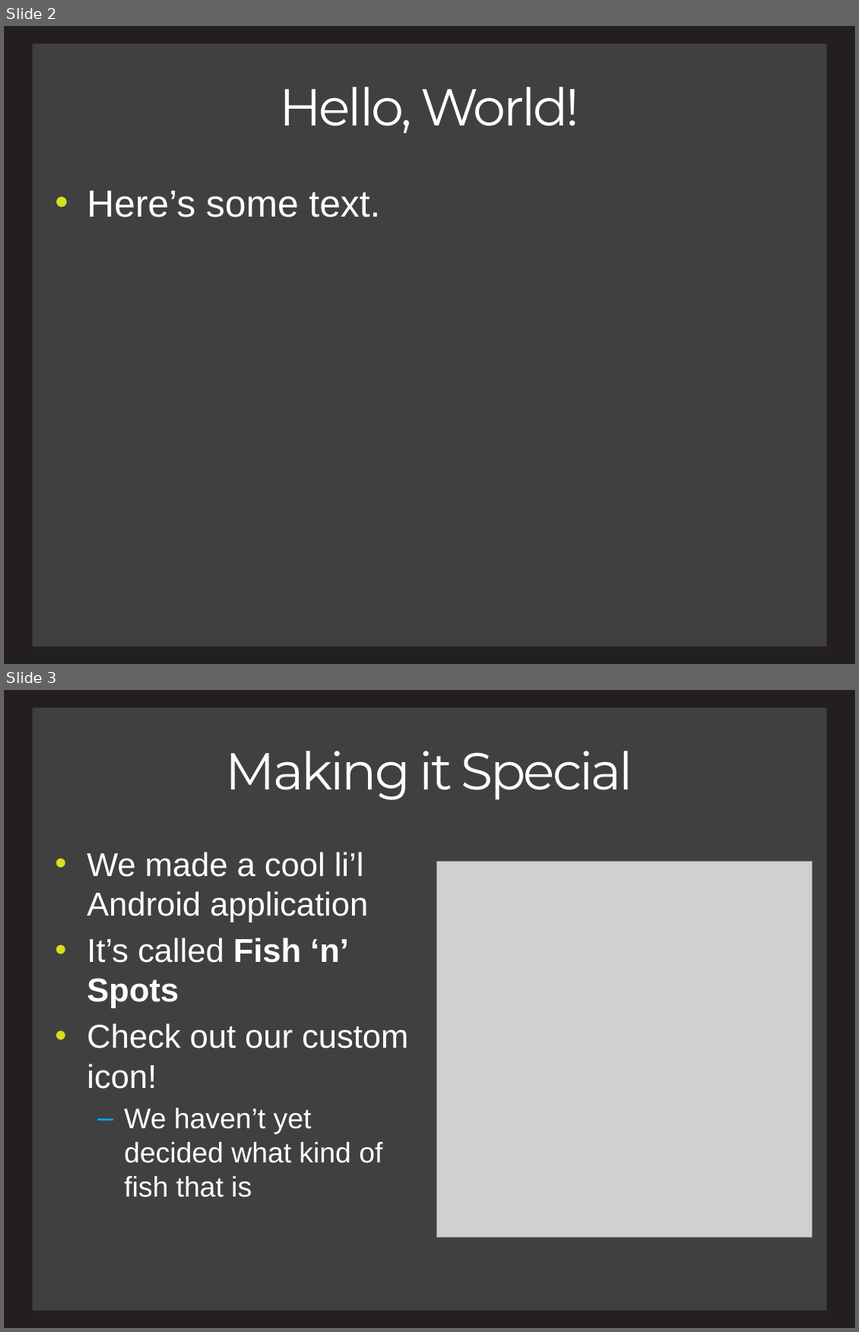
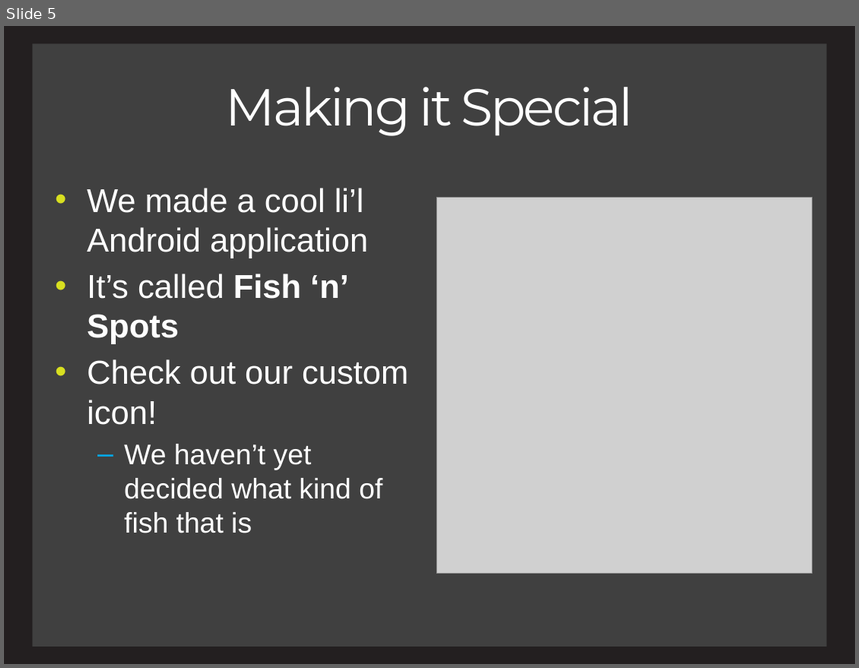
Before and after one commit to charlesmadere/FishnStore, a slide deck: documents/Presentation.pptx. Shown one above the other, each under a label of ours: slides 2 and 3 before the commit, slide 5 after it. The pictures are 859x1332 and 859x668 pixels, drawn with LibreOffice and Linux fonts; fonts in the diff are those of the drawing; grey boxes stand for pictures. Boxes give left, top, right and bottom in pixels: in the first picture for what was removed or moved away, otherwise in the second. Text is boxed around its words. In the diff, an @@ line names an element or a change of style, - is before the commit and + after.

```diff
--- a/documents/Presentation.pptx
+++ b/documents/Presentation.pptx
@@ slide 2 removed at [4, 26, 855, 664], background #231F20; not listed: 1 template element that a slide beside it also shows @@
@@ title removed at [279, 87, 580, 133] @@
-Hello, World!
@@ text removed at [87, 190, 380, 218] @@
-• Here’s some text.
@@ what was slide 3 is now slide 5 @@
```
Also in this commit, not shown: 5 slides changed, 3 slides added.
